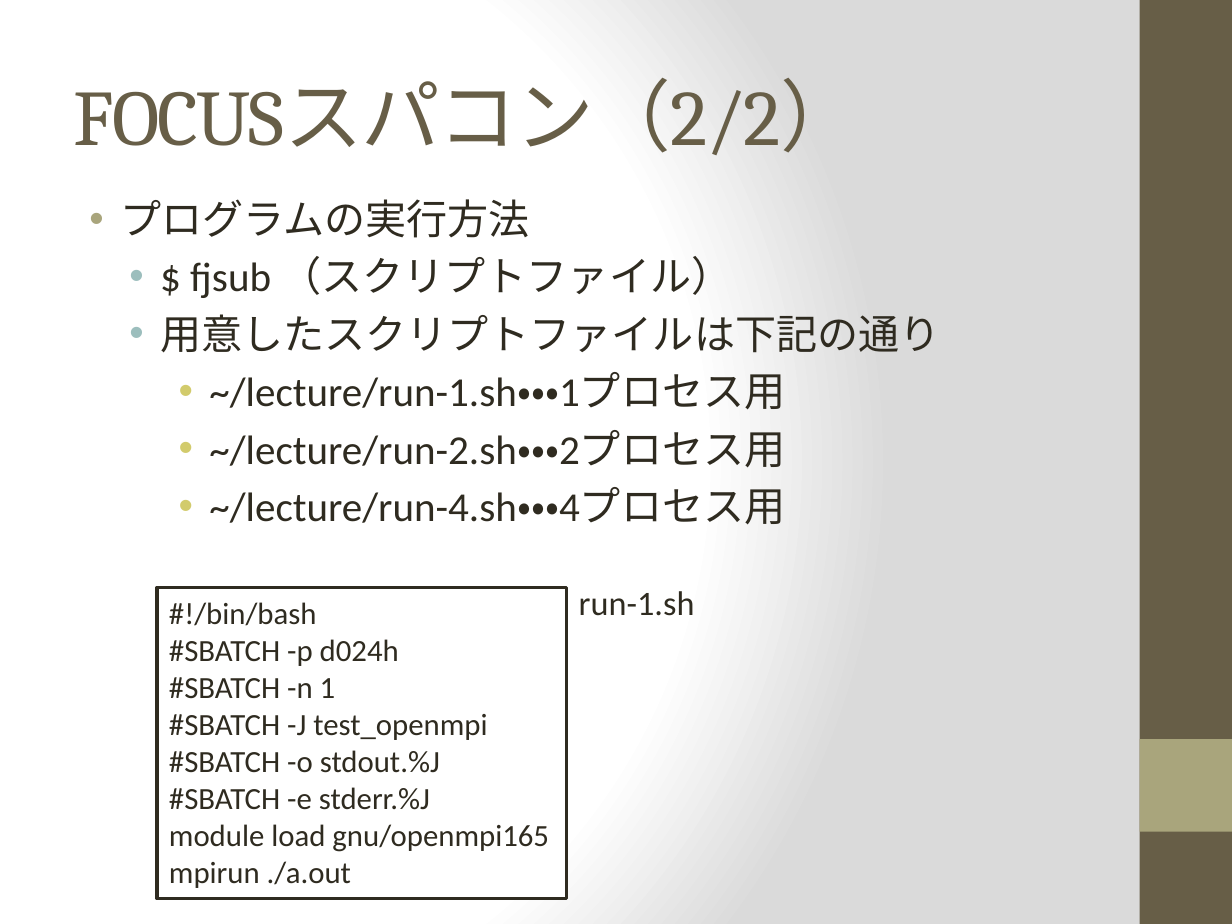
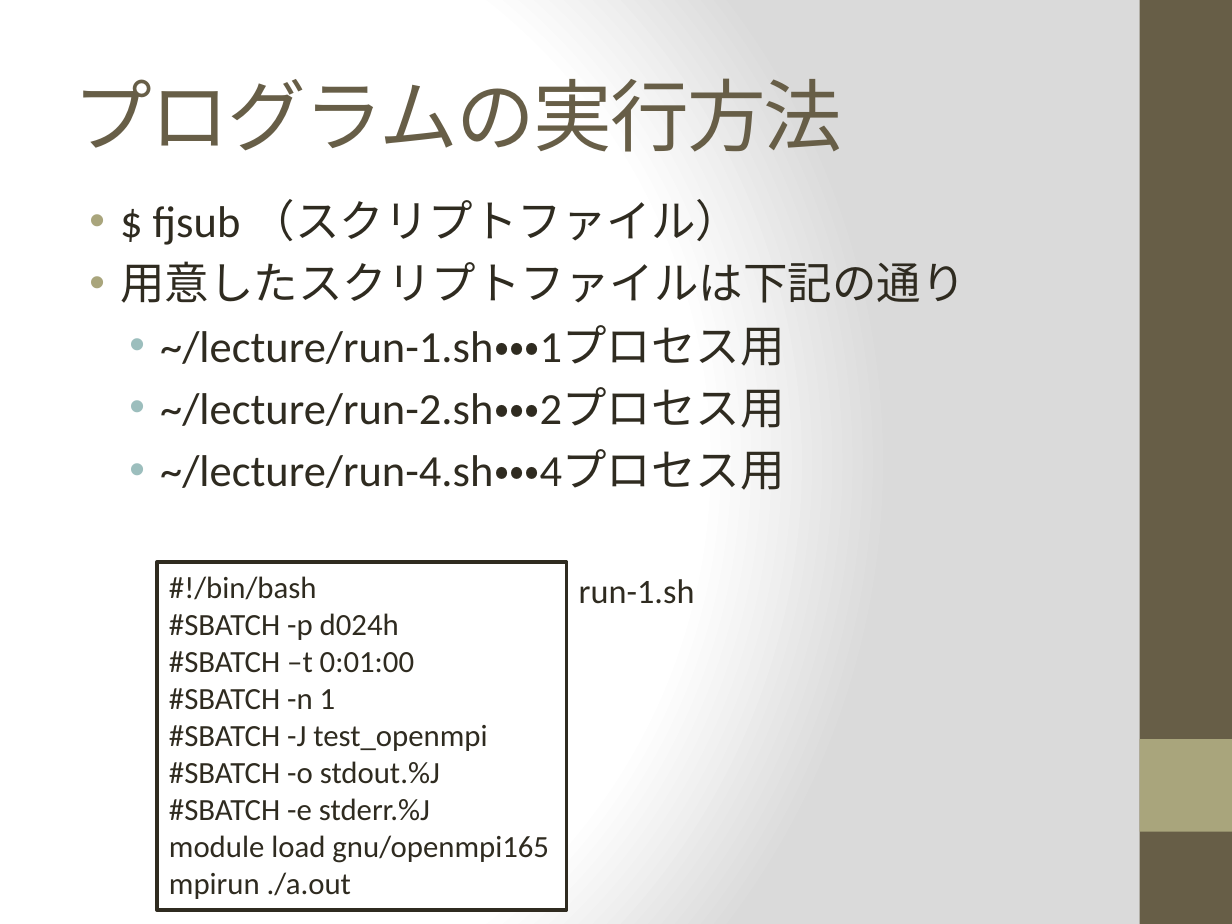
Before and after one commit to XcalableMP/Lecture, a slide deck: slide 4 of misc/FOCUS/FOCUS.pptx. Drawn at 1232x924 pixels with LibreOffice and Linux fonts; fonts in the diff are those of the drawing. Boxes give left, top, right and bottom in pixels: in the first picture for what was removed or moved away, otherwise in the second. Text is boxed around its words. In the diff, an @@ line names an element or a change of style, - is before the commit and + after.

```diff
--- a/misc/FOCUS/FOCUS.pptx
+++ b/misc/FOCUS/FOCUS.pptx
@@ title at [74, 78, 843, 152]: text changed @@
-FOCUSスパコン（2/2）
+プログラムの実行方法
@@ text "$ fjsub （スクリプトファイル）" at [120, 199, 966, 490]: size 24 to 26 pt; list level 2 to 1 in "$ fjsub （スクリプトファイル）"; bullet colour #9CBEBD to #A9A57C; list level 2 to 1 in "用意したスクリプトファイルは下記の通り"; list level 3 to 2 in "~/lecture/run-1.sh・・・1プロセス用"; bullet colour #D2CB6C to #9CBEBD; list level 3 to 2 in "~/lecture/run-2.sh・・・2プロセス用"; list level 3 to 2 in "~/lecture/run-4.sh・・・4プロセス用" @@
@@ text at [120, 199, 529, 238]: paragraph removed @@
-• プログラムの実行方法
@@ rectangle "#!/bin/bash": place and size @@
-rectangle "#!/bin/bash" at [156, 588, 567, 898]
+rectangle "#!/bin/bash" at [156, 562, 567, 910]
@@ text "run-1.sh": place and size @@
-text "run-1.sh" at [579, 591, 695, 616]
+text "run-1.sh" at [579, 579, 695, 604]
@@ text in rectangle at [169, 651, 414, 673]: paragraph added @@
+#SBATCH –t 0:01:00
```
Also in this commit, not shown: 1 other slide changed.
